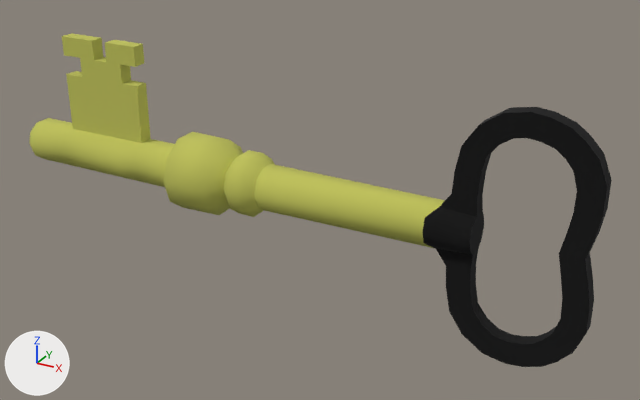
The OBJ model MyGraphics/Assets/Key/Key.obj as it was, and as the next commit left it.
Rendered twice from a 50 mm camera at (6.25, -10.05, 4.97) aimed at (0.59, 0.24, -0.18). The axes (+X, +Y, +Z) are drawn at lower left. The lights are the same throughout. Where no turn or scale is listed for an object, it has been applied to the vertices.

The first picture shows 'Key'.
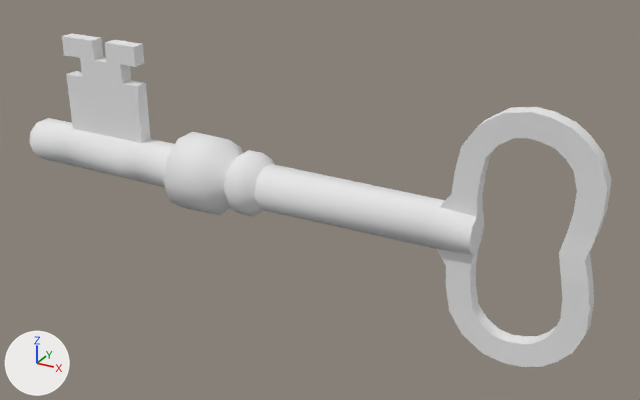
The newer file is also rescaled (x0.1), turned or shifted as a whole; pictures and numbers use the older file's frame.

Boxes [x1, y1, x2, y2] around the edits, measured in the pictures (640 x 400 px):
'Key', recoloured: [29, 33, 612, 367] in both

Diff of the bpy script that builds the scene:
```diff
--- a/MyGraphics/Assets/Key/Key.obj.py
+++ b/MyGraphics/Assets/Key/Key.obj.py
@@ mat_initialshadinggroup @@
+mat_initialshadinggroup = principled_material('initialShadingGroup')
+mat_initialshadinggroup.base_color = (0.8, 0.8, 0.8)  # white #e7e7e7
+mat_initialshadinggroup.roughness = 1.0
@@ me_key @@
 me_key.from_pydata(...)  # 294 vertices, 588 faces; spans x -4.58..4.58, y -0.59..0.59, z -1.79..1.79
-me_key.materials.append(mat_lambert2sg)  # picture img_key_tga
+me_key.materials.append(mat_initialshadinggroup)  # white #e7e7e7
```
